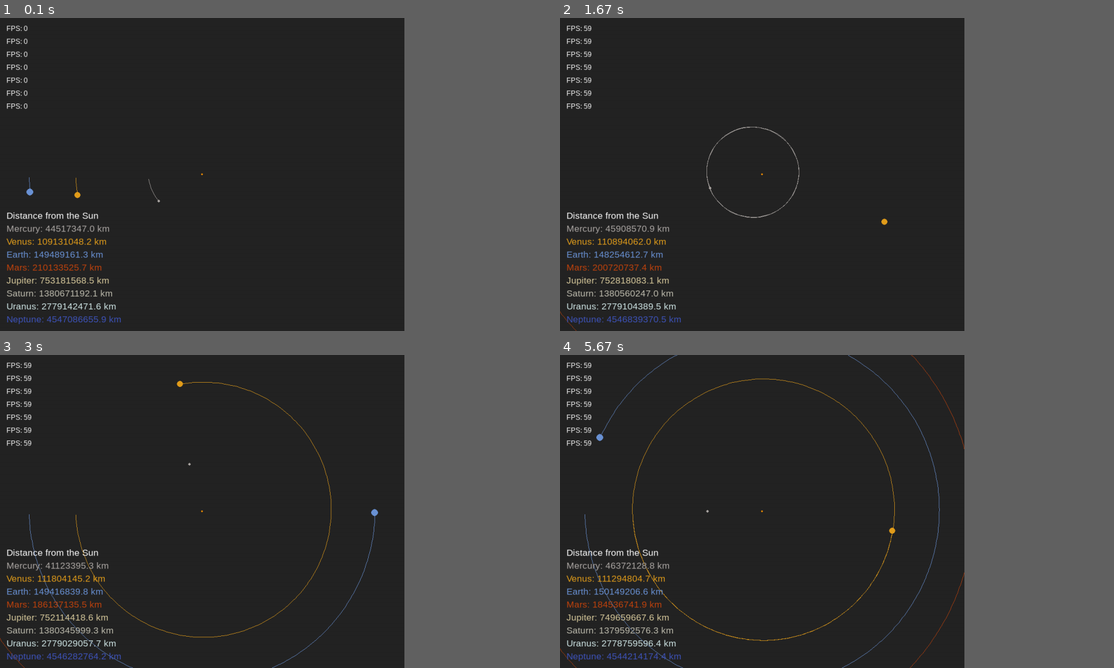
Above: before the commit, frames 1-4 (two rows, left to right).
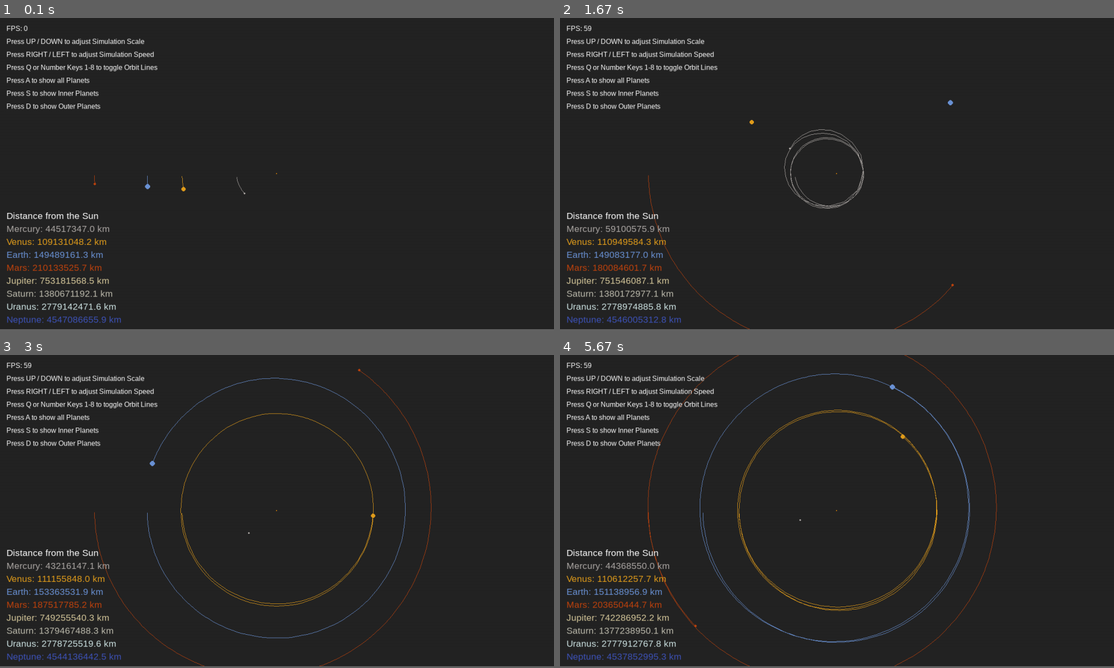
Above: after the commit, the same moments.

Repository: kuranez/solar-system-simulation
Game: pygame game, started from main.py
Two runs of this game, one before a commit and one after it. Both use one fixed random seed, a clock stepped at 60 frames per second and the inputs below.
Inputs:
- Up to frame 1 (0.1 s): no input
- Up to frame 2 (1.67 s): hold Right 0.33-0.8 s; hold Up 0.83-1.13 s; tap 2 at 0.98 s; hold Right 1.17-1.63 s; tap 3 at 1.32 s
- Up to frame 3 (3 s): hold Left 1.67-2.2 s; tap 1 at 1.82 s; hold Down 2.23-2.53 s; tap 2 at 2.38 s; hold Left 2.57-2.97 s; tap 3 at 2.72 s
- Up to frame 4 (5.67 s): hold Up 3-3.37 s; tap 1 at 3.15, 4.62 s; hold Right 3.4-4.03 s; tap 2 at 3.55, 5.12 s; hold Down 4.07-4.43 s; tap 3 at 4.22, 5.62 s; hold Left 4.47-4.93 s; hold Right 4.97-5.43 s; hold Up from 5.47 s (still down)
In our replay, the window is 657x509 before the commit and 900x506 after it. These sizes can differ from the game's own. Grey fills any space a smaller window leaves; there, only what the larger window draws over its background counts as a difference.

The runs differ from the first frame. In frame 1, 2.2% of the frame differs, in the area x 1-50%, y 6-99%; in frame 2, 3.0%; in frame 3, 4.1%; in frame 4, 5.1%, in the area x 0-79%, y 0-100%.

Commit message:
Fixed Labels, Adjusted Window Resolution to 720p

Diff:
--- a/constants.py
+++ b/constants.py
@@ -1,7 +1,5 @@
-import pygame
-
 # Display Variables
-WIDTH, HEIGHT = 935, 725
+WIDTH, HEIGHT = 1280, 720
 
 COLOR_TEXT = (255, 255, 255)
 COLOR_BACKGROUND = (36, 36, 36)
@@ -16,15 +14,6 @@
 COLOR_SATURN = (191, 189, 175)
 COLOR_URANUS = (209, 231, 231)
 COLOR_NEPTUNE = (63, 84, 186)
-
-# Astronomical Unit, distance in meters
-AU = 149.6e9
-# Gravitational constant
-G = 6.67428e-11
-# 1 AU = 400 pixels
-SCALE = 400 / AU
-# seconds in 1 day
-TIMESTEP = 3600 * 24
 
 # Sun Data
 sun_radius = 1392700e3 / 2
@@ -54,13 +43,13 @@
 neptune_radius = 49528e3 / 2
 
 # Mass in kilograms
-mercury_mass = 0.330e24
-venus_mass = 4.870e24
-earth_mass = 5.970e24
+mercury_mass = 0.33e24
+venus_mass = 4.87e24
+earth_mass = 5.97e24
 mars_mass = 0.642e24
 jupiter_mass = 1898e24
 saturn_mass = 568e24
-uranus_mass = 86.800e24
+uranus_mass = 86.8e24
 neptune_mass = 102e24
 
 # Orbital velocity in meters per second
--- a/main.py
+++ b/main.py
@@ -21,62 +21,61 @@
 # Solar System Bodies
 # Parameters: x, y, radius, mass
 
-sun = Sun(0, 0, 2, constants.sun_mass)
+sun = Sun(0, 0, constants.sun_radius * Body.SCALE, constants.sun_mass)
 sun.draw_line = False
 
 mercury = Planet(
-    -constants.mercury_perihelion / constants.earth_perihelion * constants.AU,
-    0,
+    -constants.mercury_perihelion / constants.earth_perihelion * Body.AU, 0,
     constants.mercury_radius / constants.earth_radius * 1e9 * 3 * Body.SCALE,
     constants.mercury_mass)
 mercury.y_vel = constants.mercury_velocity
 mercury.draw_line = True
 
 venus = Planet(
-    -constants.venus_perihelion / constants.earth_perihelion * constants.AU, 0,
+    -constants.venus_perihelion / constants.earth_perihelion * Body.AU, 0,
     constants.venus_radius / constants.earth_radius * 1e9 * 3 * Body.SCALE,
     constants.venus_mass)
 venus.y_vel = constants.venus_velocity
 venus.draw_line = True
 
 earth = Planet(
-    -constants.earth_perihelion / constants.earth_perihelion * constants.AU, 0,
+    -constants.earth_perihelion / constants.earth_perihelion * Body.AU, 0,
     constants.earth_radius / constants.earth_radius * 1e9 * 3 * Body.SCALE,
     constants.earth_mass)
 earth.y_vel = constants.earth_velocity
 earth.draw_line = True
 
 mars = Planet(
-    -constants.mars_perihelion / constants.earth_perihelion * constants.AU, 0,
+    -constants.mars_perihelion / constants.earth_perihelion * Body.AU, 0,
     constants.mars_radius / constants.earth_radius * 1e9 * 3 * Body.SCALE,
     constants.mars_mass)
 mars.y_vel = constants.mars_velocity
 mars.draw_line = True
 
 jupiter = Planet(
-    -constants.jupiter_perihelion / constants.earth_perihelion * constants.AU,
-    0, constants.jupiter_radius / constants.earth_radius * 1e9 * Body.SCALE,
+    -constants.jupiter_perihelion / constants.earth_perihelion * Body.AU, 0,
+    constants.jupiter_radius / constants.earth_radius * 1e9 * Body.SCALE,
     constants.jupiter_mass)
 jupiter.y_vel = constants.jupiter_velocity
 earth.draw_line = True
 
 saturn = Planet(
-    -constants.saturn_perihelion / constants.earth_perihelion * constants.AU,
-    0, constants.saturn_radius / constants.earth_radius * 1e9 * Body.SCALE,
+    -constants.saturn_perihelion / constants.earth_perihelion * Body.AU, 0,
+    constants.saturn_radius / constants.earth_radius * 1e9 * Body.SCALE,
     constants.saturn_mass)
 saturn.y_vel = constants.saturn_velocity
 saturn.draw_line = True
 
 uranus = Planet(
-    -constants.uranus_perihelion / constants.earth_perihelion * constants.AU,
-    0, constants.uranus_radius / constants.earth_radius * 1e9 * Body.SCALE,
+    -constants.uranus_perihelion / constants.earth_perihelion * Body.AU, 0,
+    constants.uranus_radius / constants.earth_radius * 1e9 * Body.SCALE,
     constants.uranus_mass)
 uranus.y_vel = constants.uranus_velocity
 uranus.draw_line = True
 
 neptune = Planet(
-    -constants.neptune_perihelion / constants.earth_perihelion * constants.AU,
-    0, constants.neptune_radius / constants.earth_radius * 1e9 * Body.SCALE,
+    -constants.neptune_perihelion / constants.earth_perihelion * Body.AU, 0,
+    constants.neptune_radius / constants.earth_radius * 1e9 * Body.SCALE,
     constants.neptune_mass)
 neptune.draw_line = True
 
@@ -102,15 +101,15 @@
         if event.type == pygame.KEYDOWN:
             # Adjust Simulation Scale
             if event.key == pygame.K_UP:
-                Body.SCALE += 10 / constants.AU
+                Body.SCALE += 10 / Body.AU
             elif event.key == pygame.K_DOWN:
-                Body.SCALE -= 10 / constants.AU
+                Body.SCALE -= 10 / Body.AU
 
             # Adjust Simulation Spped
             if event.key == pygame.K_RIGHT:
-                constants.TIMESTEP += 3600 * 24
+                Body.TIMESTEP += 3600 * 24
             elif event.key == pygame.K_LEFT:
-                constants.TIMESTEP -= 3600 * 24
+                Body.TIMESTEP -= 3600 * 24
 
             # Toggle Orbit Lines on/off
             if event.key == pygame.K_q:
@@ -147,6 +146,7 @@
             elif event.key == pygame.K_d:
                 current_solarsystem = outer_planets
 
+    # ---> Draw and update Solar System <---
     DISPLAYSURF.fill(constants.COLOR_BACKGROUND)
 
     for body in current_solarsystem:
@@ -161,30 +161,30 @@
     # Settings
     scale_text = FONT_2.render("Press UP / DOWN to adjust Simulation Scale",
                                True, constants.COLOR_TEXT)
-    DISPLAYSURF.blit(fps_text, (15, 45))
+    DISPLAYSURF.blit(scale_text, (15, 45))
 
     speed_text = FONT_2.render("Press RIGHT / LEFT to adjust Simulation Speed",
                                True, constants.COLOR_TEXT)
-    DISPLAYSURF.blit(fps_text, (15, 75))
+    DISPLAYSURF.blit(speed_text, (15, 75))
 
     # Orbit Lines
     orbit_text = FONT_2.render(
         "Press Q or Number Keys 1-8 to toggle Orbit Lines", True,
         constants.COLOR_TEXT)
-    DISPLAYSURF.blit(fps_text, (15, 105))
+    DISPLAYSURF.blit(orbit_text, (15, 105))
 
     # Planets
     all_text = FONT_2.render("Press A to show all Planets", True,
                              constants.COLOR_TEXT)
-    DISPLAYSURF.blit(fps_text, (15, 135))
+    DISPLAYSURF.blit(all_text, (15, 135))
 
     inner_text = FONT_2.render("Press S to show Inner Planets", True,
                                constants.COLOR_TEXT)
-    DISPLAYSURF.blit(fps_text, (15, 165))
+    DISPLAYSURF.blit(inner_text, (15, 165))
 
     outer_text = FONT_2.render("Press D to show Outer Planets", True,
                                constants.COLOR_TEXT)
-    DISPLAYSURF.blit(fps_text, (15, 195))
+    DISPLAYSURF.blit(outer_text, (15, 195))
 
     # Display Planet Names and Distances
     sun_surface = FONT_1.render("Distance from the Sun", True,
--- a/solarsystem.py
+++ b/solarsystem.py
@@ -10,8 +10,8 @@
     # Constants
     AU = 149.6e9  # Astronomical Unit, distance in meters
     G = 6.67428e-11  # Gravitational constant
-    SCALE = 400 / AU  # 1 AU = 400 pixels
-    TIMESTEP = 3600 * 24  # seconds in 1 day
+    SCALE = 300 / AU  # 1 AU = 300 pixels
+    TIMESTEP = 3600 * 24.0  # seconds in 1 day
 
     def __init__(self, x, y, radius, mass):
         self.x = x
@@ -36,11 +36,12 @@
         x = self.x * self.SCALE + constants.WIDTH / 2
         y = self.y * self.SCALE + constants.HEIGHT / 2
 
-        if len(self.orbit) > 2:  # min 3 points needed
-            del self.orbit[:-10000]
+        if len(self.orbit) >= 3:  # min 3 points needed
+            #del self.orbit[:-10000]
             updated_points = [(x * self.SCALE + constants.WIDTH / 2,
                                y * self.SCALE + constants.HEIGHT / 2)
                               for x, y in self.orbit]
+            #updated_points.append((x,y))
             if self.draw_line:
                 pygame.draw.lines(DISPLAYSURF, self.color, False,
                                   updated_points, 1)
